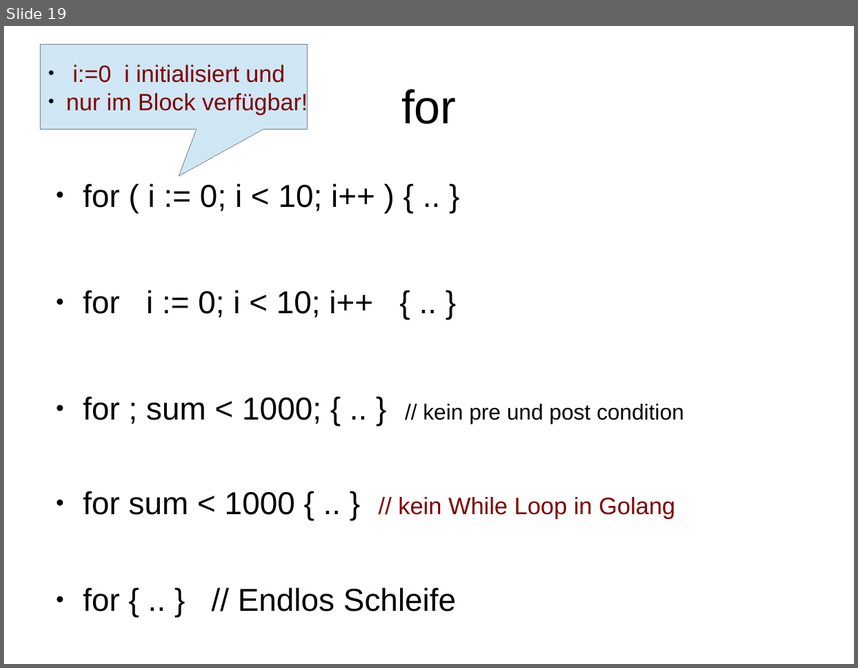
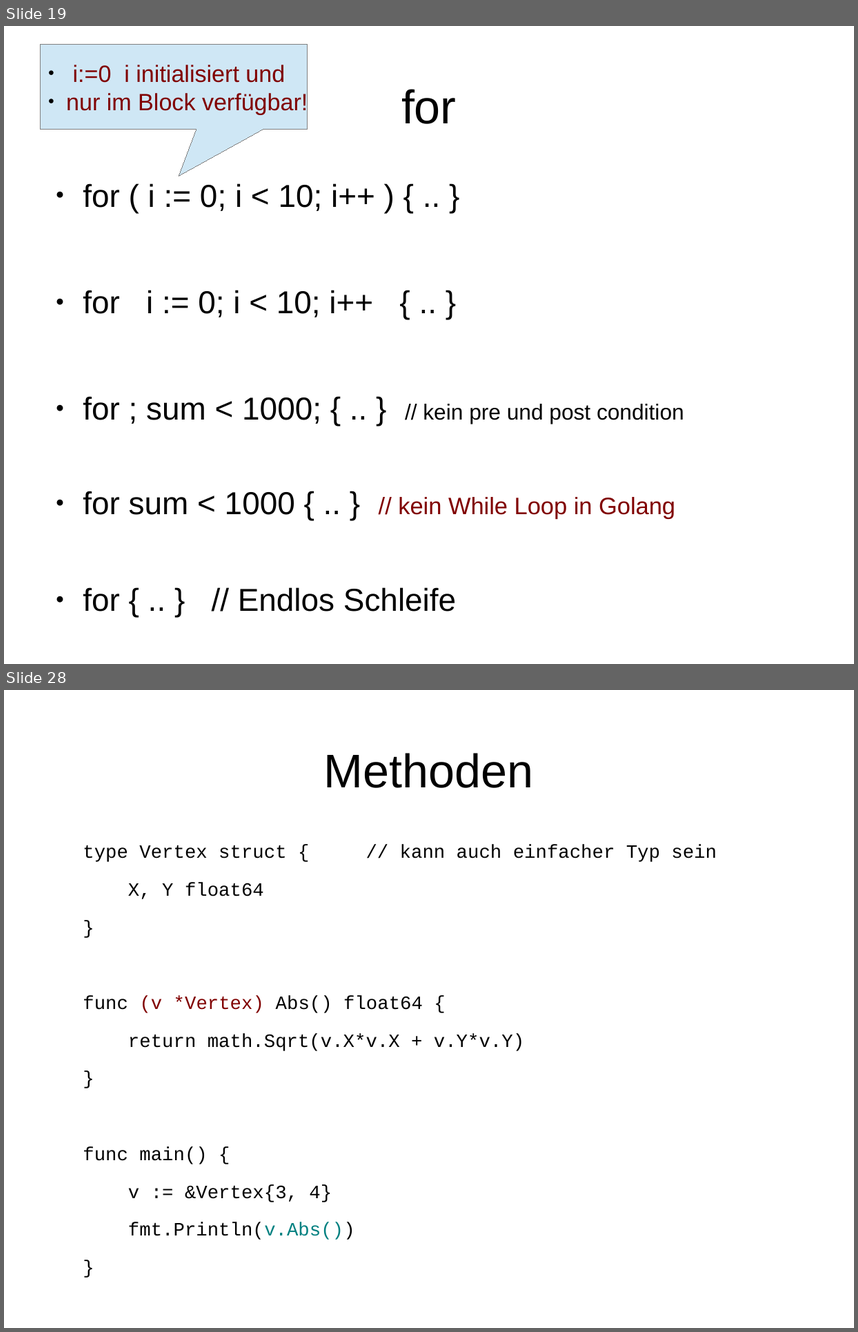
Before and after one commit to rayank77b/smallStuffs, a slide deck: programmierung/vortrag/golang.odp. Shown one above the other, each under a label of ours: slide 19 before the commit, slides 19 and 28 after it; the slides between them are not shown. The pictures are 858x668 and 858x1332 pixels, drawn with LibreOffice and Linux fonts; fonts in the diff are those of the drawing. Boxes give left, top, right and bottom in pixels: in the first picture for what was removed or moved away, otherwise in the second. Text is boxed around its words. In the diff, an @@ line names an element or a change of style, - is before the commit and + after.

```diff
--- a/programmierung/vortrag/golang.odp
+++ b/programmierung/vortrag/golang.odp
@@ slide 28 added at bbox=[4, 690, 854, 1328], background #FFFFFF @@
@@ title added at bbox=[324, 753, 534, 788], 44 pt, text #000000 @@
+Methoden
@@ text added at bbox=[83, 845, 717, 1239], 17.6 pt, text #000000 @@
+type Vertex struct { // kann auch einfacher Typ sein
+X, Y float64
+}
+func (v *Vertex) Abs() float64 {
+return math.Sqrt(v.X*v.X + v.Y*v.Y)
+}
+func main() {
+v := &Vertex{3, 4}
+fmt.Println(v.Abs())
+}
```
Also in this commit, not shown: 3 slides changed, 8 other slides added, 2 slides removed.
